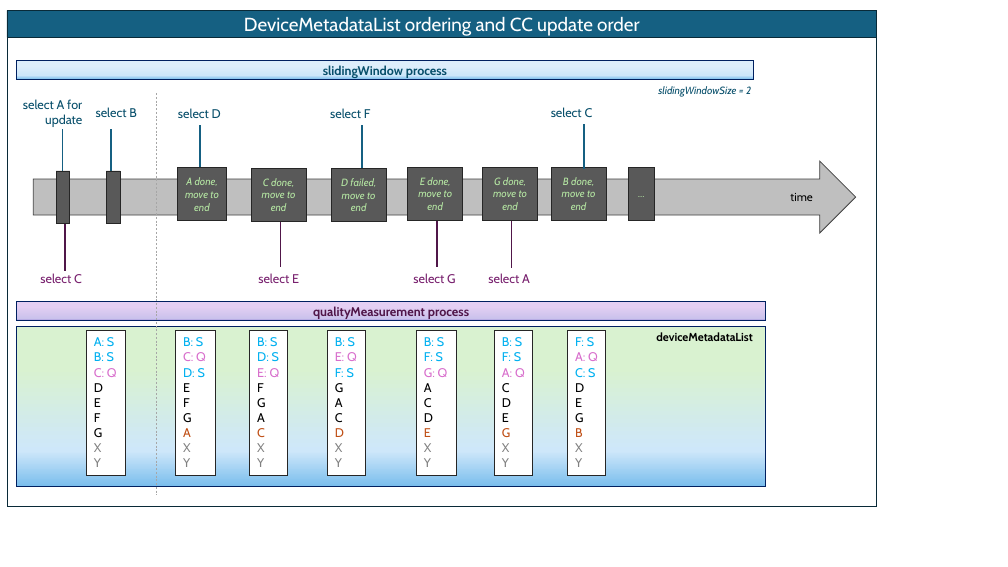
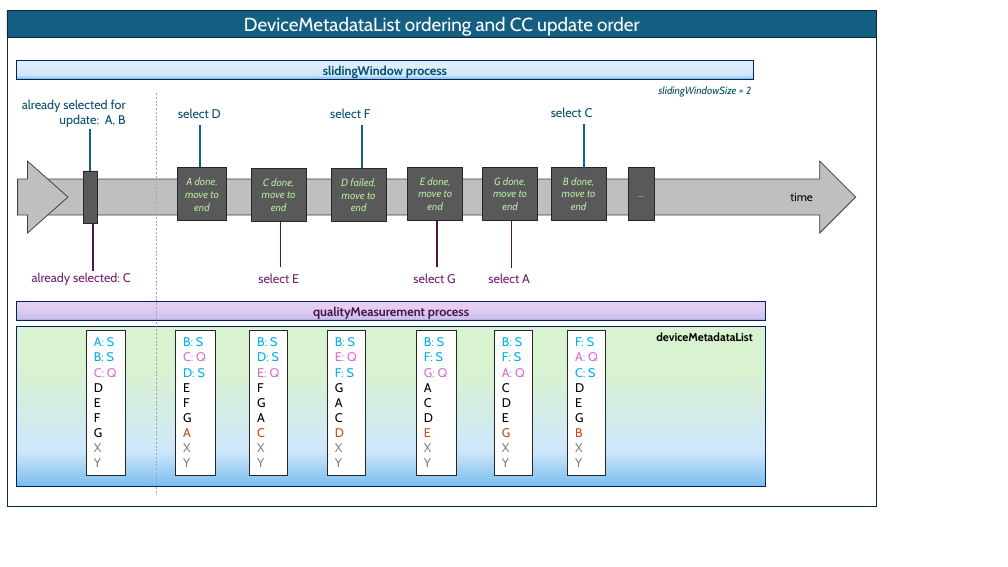
Before and after one commit to openBackhaul/MicroWaveDeviceInventory, a slide deck: slide 5 of spec/additionalDescription/pictures/MetadataPics.pptx. Drawn at 1008x567 pixels with LibreOffice and Linux fonts; fonts in the diff are those of the drawing. Boxes give left, top, right and bottom in pixels: in the first picture for what was removed or moved away, otherwise in the second. Text is boxed around its words. In the diff, an @@ line names an element or a change of style, - is before the commit and + after.

```diff
--- a/spec/additionalDescription/pictures/MetadataPics.pptx
+++ b/spec/additionalDescription/pictures/MetadataPics.pptx
@@ text at <box>22,99,126,127</box>: text changed @@
-select A for update
+already selected for update: A, B
@@ text removed at <box>96,107,137,117</box> @@
-select B
@@ line moved from (63, 174) - (63, 129) to (90, 174) - (90, 129) @@
@@ line removed from (111, 174) to (111, 129) @@
@@ right arrow added at <box>17,161,68,233</box>, fill #BFBFBF, outline #404040 0.75 pt @@
@@ line removed from (63, 163) to (63, 174) @@
@@ rectangle: place and size @@
-rectangle at <box>56,171,70,224</box>
+rectangle at <box>84,171,98,224</box>
@@ rectangle removed at <box>107,171,120,224</box> @@
@@ line moved from (65, 223) - (65, 271) to (93, 223) - (93, 271) @@
@@ text at <box>32,272,131,285</box>: text changed @@
-select C
+already selected: C
```
Also in this commit, not shown: 10 other files.
